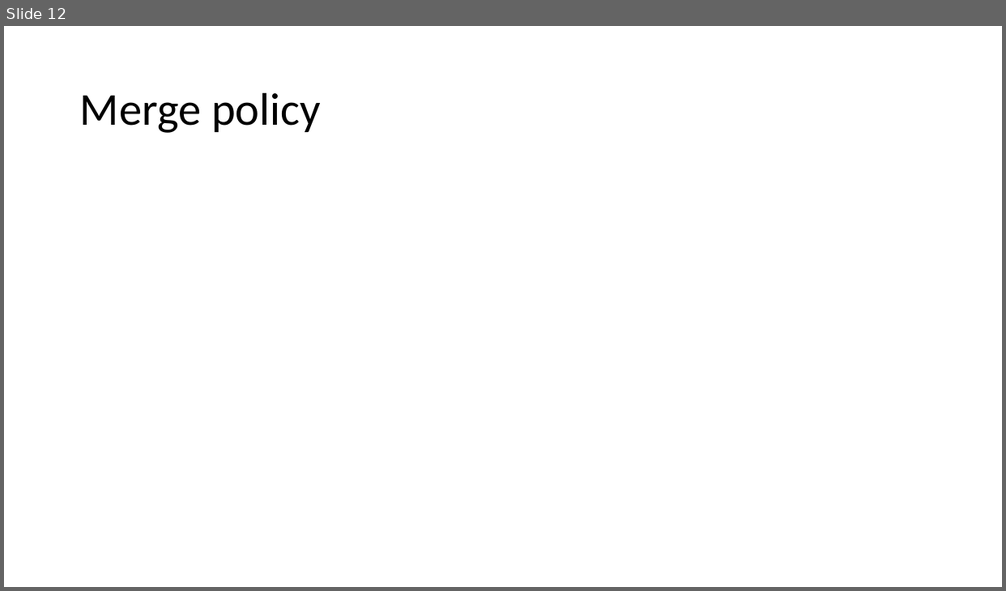
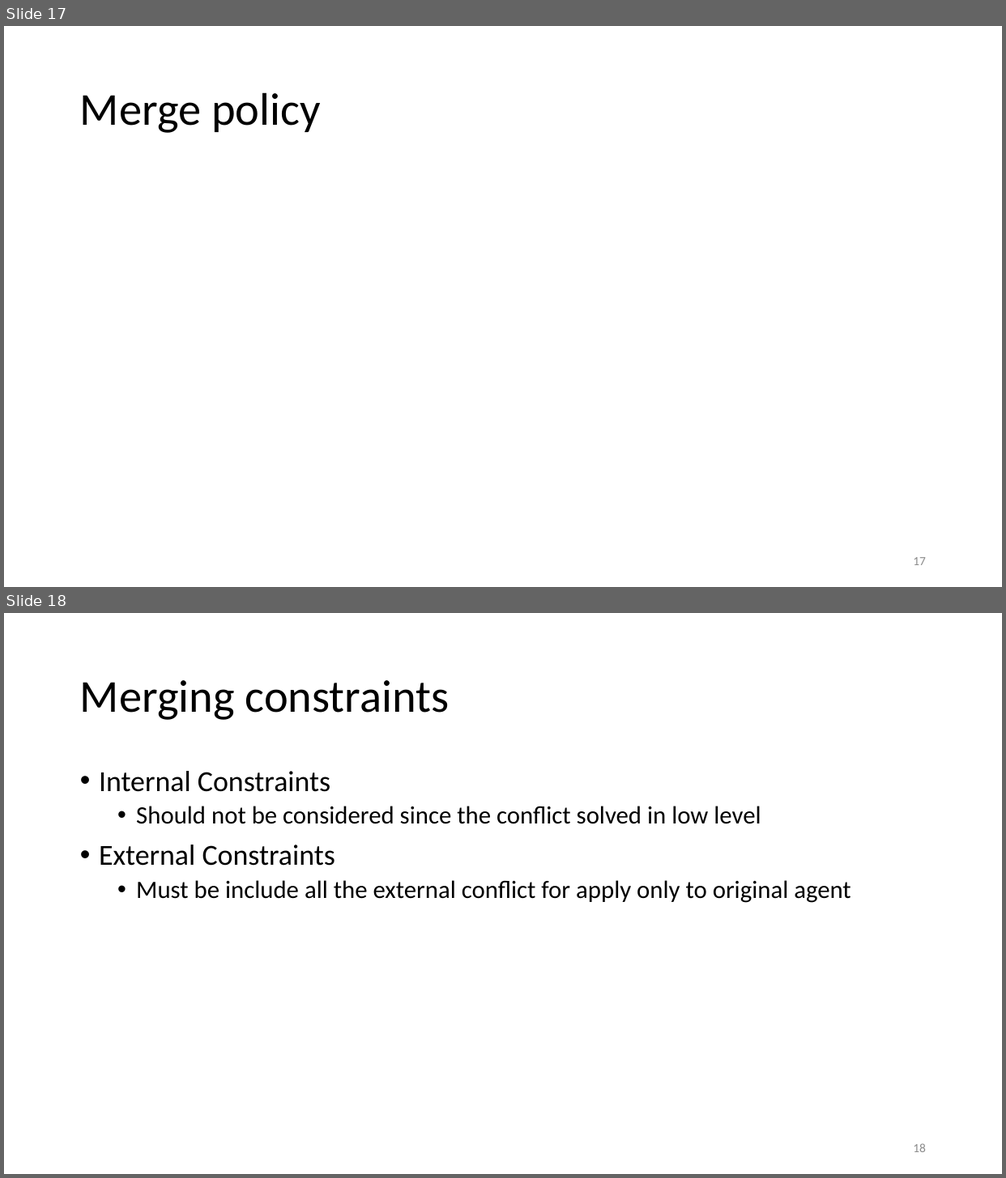
Before and after one commit to DemirDorukDilek/CBS, a slide deck: dahahilipls.pptx. Shown one above the other, each under a label of ours: slide 12 before the commit, slides 17 and 18 after it. The pictures are 1006x591 and 1006x1178 pixels, drawn with LibreOffice and Linux fonts; fonts in the diff are those of the drawing; grey boxes stand for pictures. Boxes give left, top, right and bottom in pixels: in the first picture for what was removed or moved away, otherwise in the second. Text is boxed around its words. In the diff, an @@ line names an element or a change of style, - is before the commit and + after.

```diff
--- a/dahahilipls.pptx
+++ b/dahahilipls.pptx
@@ slide 18 added at bbox=[4, 613, 1002, 1174], background #FFFFFF @@
@@ title added at bbox=[80, 680, 450, 720], 44 pt, text #000000 @@
+Merging constraints
@@ text added at bbox=[99, 771, 850, 903], 24 pt, text #000000 @@
+• Internal Constraints
+  • Should not be considered since the conflict solved in low level
+• External Constraints
+  • Must be include all the external conflict for apply only to original agent
@@ page number added at bbox=[913, 1144, 926, 1152], 12 pt, text #8C8C8C @@
+18
@@ what was slide 12 is now slide 17 @@
@@ slide 17 changed as well @@
@@ page number added at bbox=[913, 557, 926, 565], 12 pt, text #8C8C8C @@
+17
```
Also in this commit, not shown: 9 other slides changed, 7 other slides added, 3 slides removed, 1 other file.
